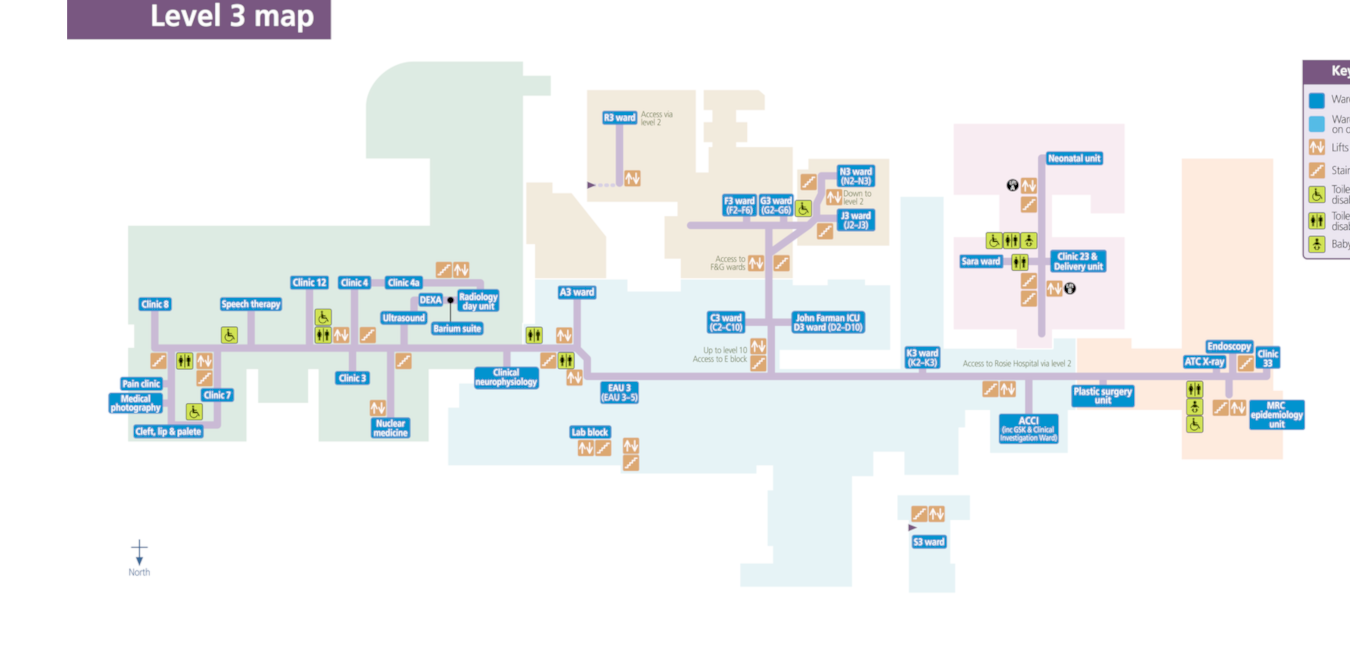
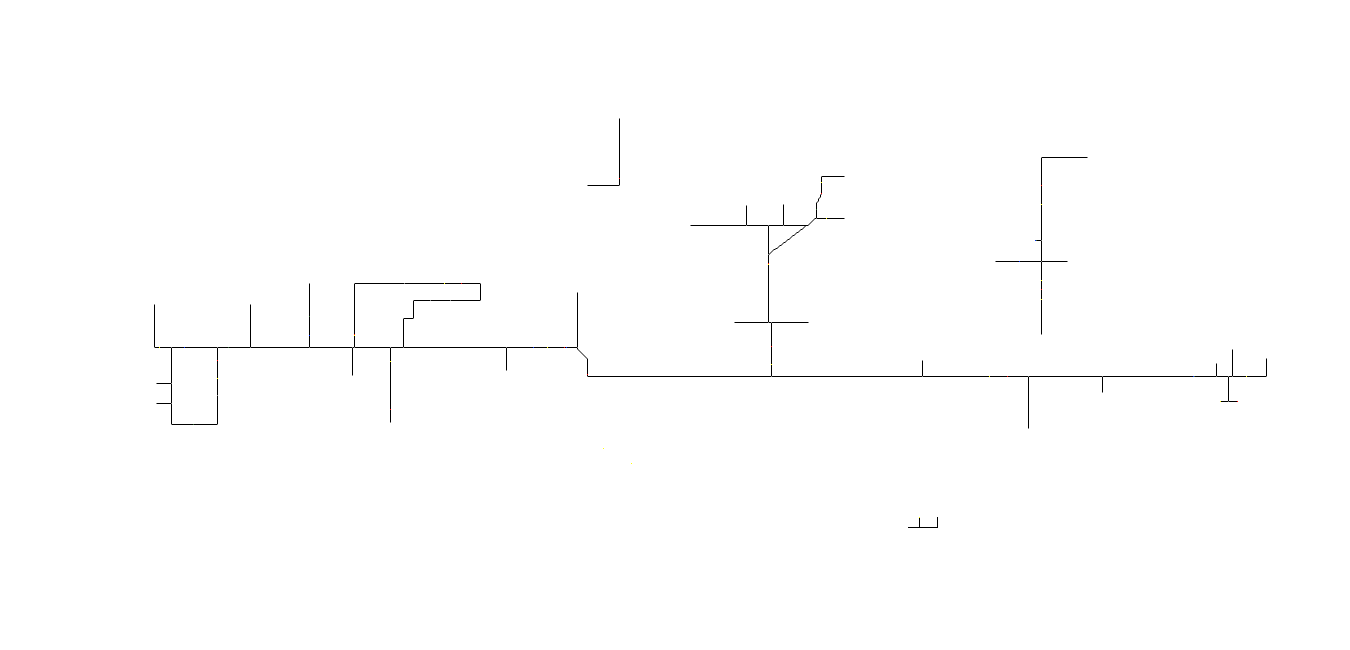
The second 1350 x 650 image is a revision of the first. Changes to its layers:
added layer "Layer #2" above "Layer" over [67, 0, 1350, 593]
hid "Layer #1" over [67, 0, 1350, 593]
